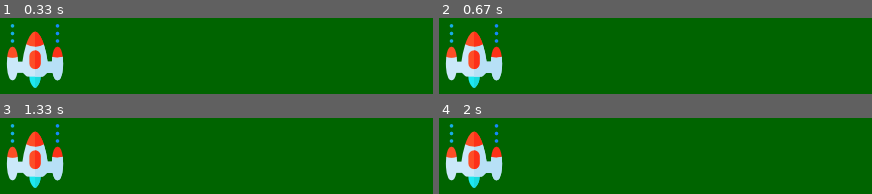
Above: before the commit, frames 1-4 (two rows, left to right).
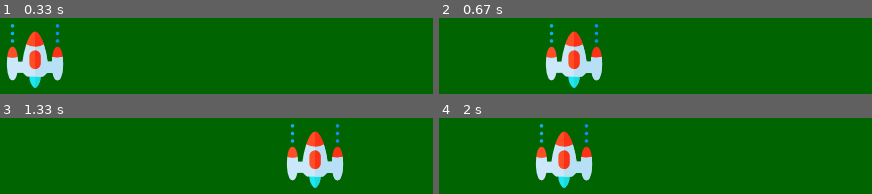
Above: after the commit, the same moments.

Repository: Chellus/SpaceInvaders_Pygame
Game: pygame game, started from main.py
Same seed, same stepped clock (60 frames per second), same inputs: the game is played once before the commit and once after it.
Inputs:
- Up to frame 1 (0.33 s): no input
- Up to frame 2 (0.67 s): hold Right from 0.33 s (still down)
- Up to frame 3 (1.33 s): release Right at 0.8 s; hold Right 0.83-1.3 s
- Up to frame 4 (2 s): hold Left 1.33-1.87 s; hold Left from 1.9 s (still down)

Frame 1 is identical in both runs. In frame 2, 11% of the frame differs, in the area x 1-38%, y 7-93%; in frame 3, 11%; in frame 4, 11%.

Commit message:
Added movement to the spaceship and boundaries

Diff:
--- a/main.py
+++ b/main.py
@@ -3,11 +3,13 @@
 #initialize pygame
 pygame.init()
 
-window_width = 800
-window_height = 600
+window_w = 800 #width
+window_h = 600 #height
+
+spaceship_w = 64
 
 #create the window
-window = pygame.display.set_mode((window_width, window_height))
+window = pygame.display.set_mode((window_w, window_h))
 clock = pygame.time.Clock()
 
 #Title and Icon
@@ -19,9 +21,10 @@
 playerImg = pygame.image.load('resources/player.png')
 playerX = 370
 playerY = 480
+playerX_change = 0
 
-def player():
-    window.blit(playerImg, (playerX, playerY))
+def player(x, y):
+    window.blit(playerImg, (x, y))
 
 running = True
 
@@ -31,11 +34,25 @@
             if event.type == pygame.QUIT:
                 running = False
 
-            print(event)
+            #controlling movement of the spaceship
+            if event.type == pygame.KEYDOWN:
+                if event.key == pygame.K_LEFT:
+                    playerX_change = -5
+                elif event.key == pygame.K_RIGHT:
+                    playerX_change = 5
+            if event.type == pygame.KEYUP:
+                if event.key == pygame.K_LEFT or event.key == pygame.K_RIGHT:
+                    playerX_change = 0
+
+        #controlling boundaries of the window
+        if playerX + playerX_change > window_w - spaceship_w or playerX + playerX_change < 0:
+            playerX_change = 0
+
+        playerX += playerX_change
 
         window.fill((0, 100, 0)) #RGB values to fill screen
 
-        player() #show the player
+        player(playerX, playerY) #show the player
 
         pygame.display.update()
         clock.tick(60)
